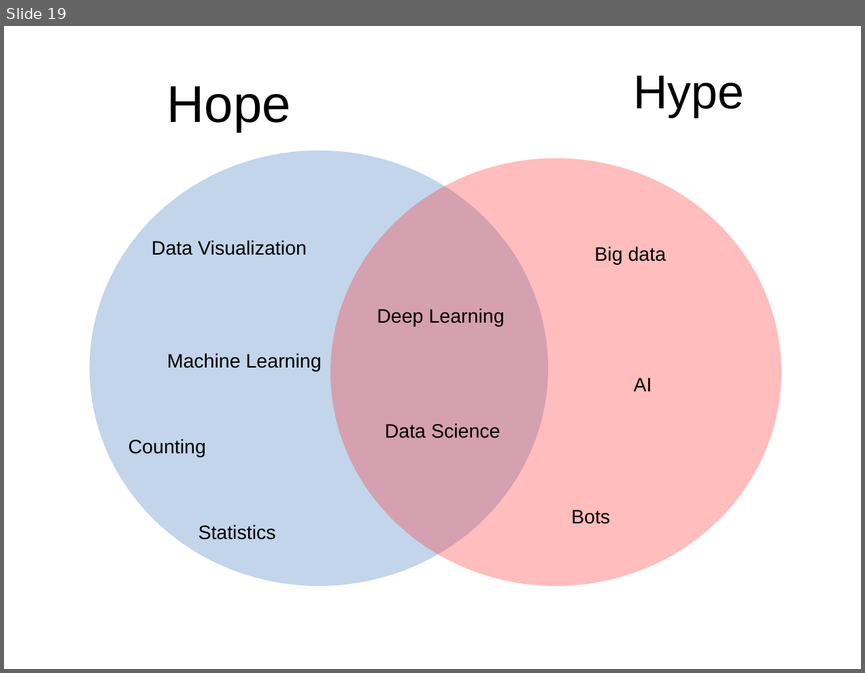
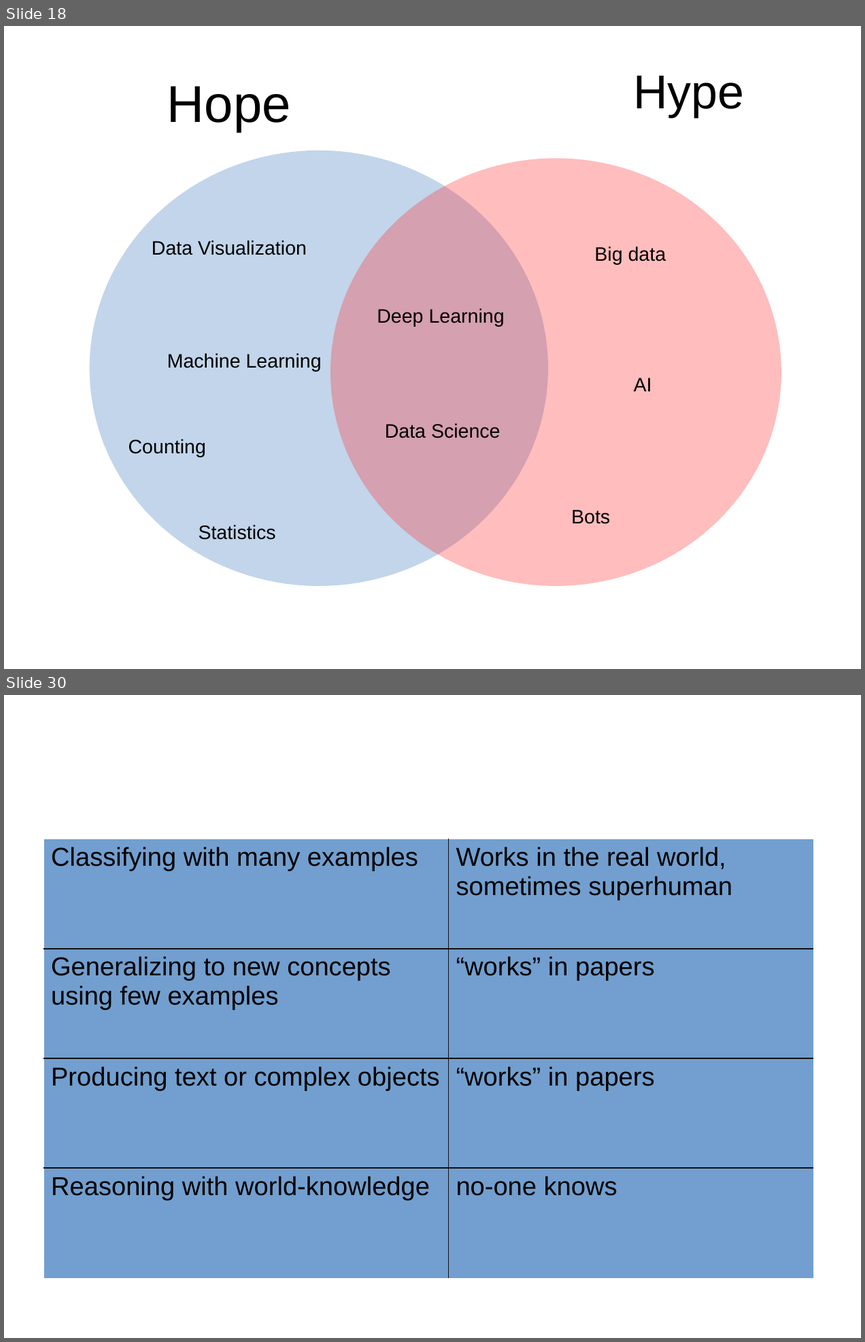
Before and after one commit to amueller/talks_odt, a slide deck: 2017/promises_and_perils_pyparis.odp. Shown one above the other, each under a label of ours: slide 19 before the commit, slides 18 and 30 after it; the slides between them are not shown. The pictures are 865x673 and 865x1342 pixels, drawn with LibreOffice and Linux fonts; fonts in the diff are those of the drawing. Boxes give left, top, right and bottom in pixels: in the first picture for what was removed or moved away, otherwise in the second. Text is boxed around its words. In the diff, an @@ line names an element or a change of style, - is before the commit and + after.

```diff
--- a/2017/promises_and_perils_pyparis.odp
+++ b/2017/promises_and_perils_pyparis.odp
@@ slide 30 added at bbox=[4, 695, 861, 1338], background #FFFFFF @@
@@ table added at bbox=[43, 839, 813, 1278], 4 rows, 2 columns @@
+Classifying with many examples | Works in the real world, sometimes superhuman
+Generalizing to new concepts / using few examples | “works” in papers
+Producing text or complex objects | “works” in papers
+Reasoning with world-knowledge | no-one knows
@@ what was slide 19 is now slide 18 @@
```
Also in this commit, not shown: 3 slides changed, 14 other slides added, 9 slides removed.
